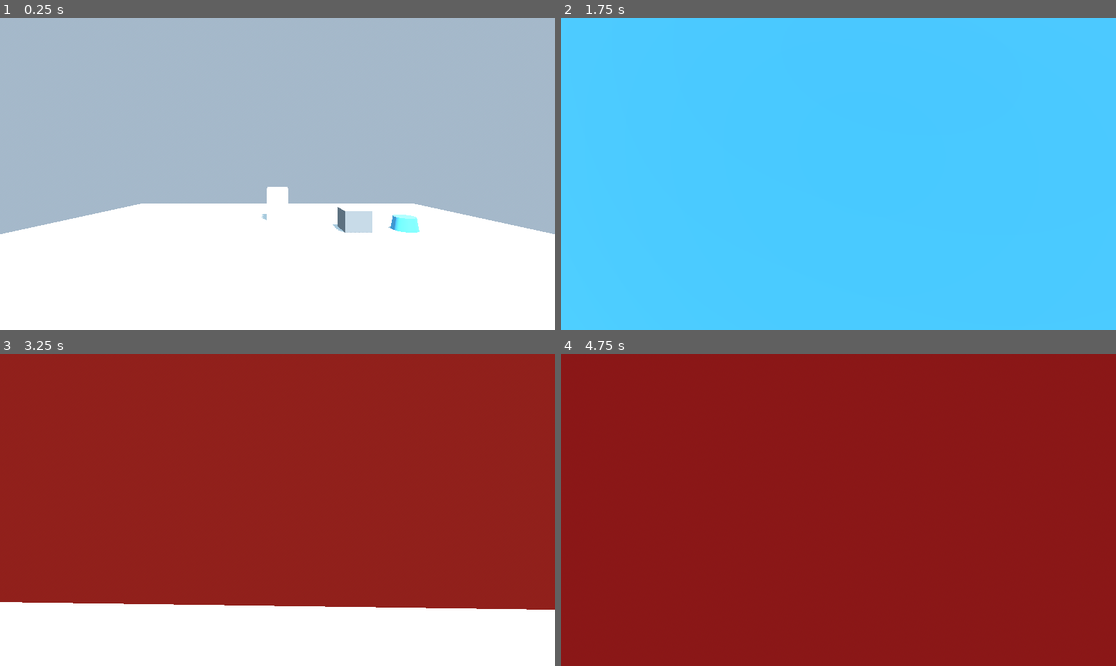
Above: before the commit, frames 1-4 (two rows, left to right).
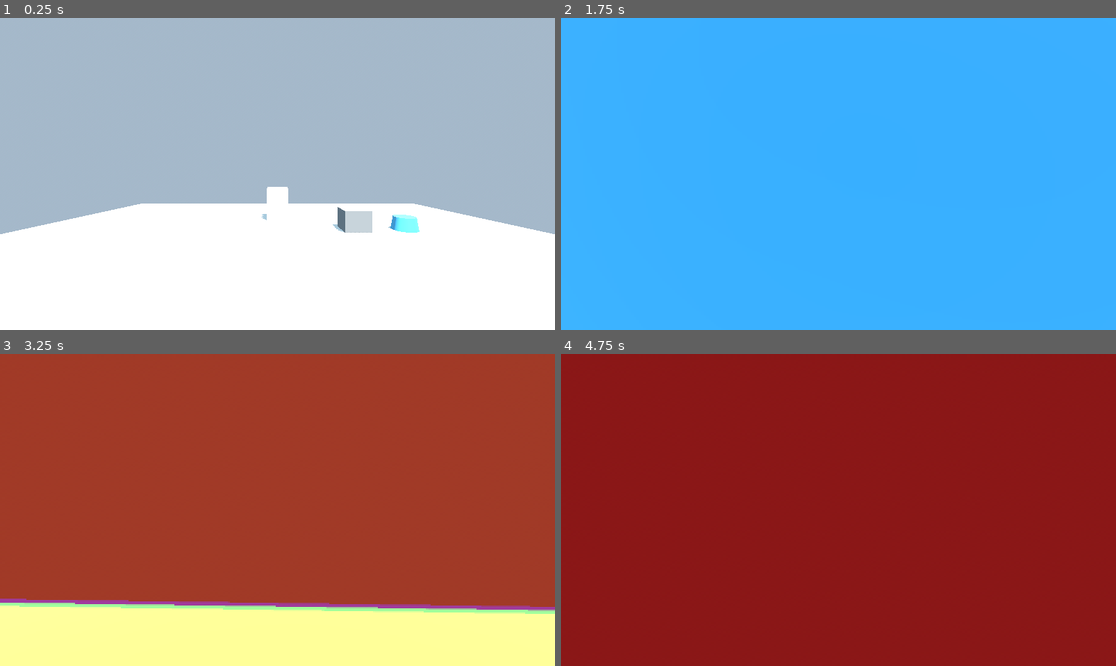
Above: after the commit, the same moments.

Repository: Cyberlane/the-unknown
Game: Godot game, scene res://scenes/test_scene.tscn
Two runs of this game, one before a commit and one after it. Both use one fixed random seed, a clock stepped at 60 frames per second and the inputs below.
Inputs (mouse positions are in pixels of both pictures, inside the frame that each line leads up to):
- Up to frame 1 (0.25 s): no input
- Up to frame 2 (1.75 s): tap Enter (ui_accept) at 0.5, 0.77, 1.52 s; move the mouse to (866, 174) at 0.52 s; hold 1 (dimension_1) 0.53-1.28 s; hold W (move_forward) from 0.53 s (still down); move the mouse to (810, 174) at 1.27 s; tap 2 (dimension_2) at 1.35 s
- Up to frame 3 (3.25 s): keep holding W (move_forward); tap Enter (ui_accept) at 2, 3.02 s; move the mouse to (288, 503) at 2.02 s; hold 3 (dimension_3) 2.03-2.78 s; move the mouse to (271, 516) at 2.77 s; tap 4 (dimension_4) at 2.85 s
- Up to frame 4 (4.75 s): keep holding W (move_forward); move the mouse to (877, 513) at 3.52 s; hold E (interact) 3.53-4.28 s; tap Enter (ui_accept) at 3.77, 4.25, 4.52 s; move the mouse to (794, 506) at 4.27 s; tap 1 (dimension_1) at 4.35 s

The runs differ from the first frame. In frame 2, 100% of the frame differs, in the area x 0-100%, y 0-100%; in frame 3, 98%; in frame 4, less than 0.1%.

Commit message:
feat: implement professional AtmosphereManager with coordinated transitions
Created a unified AtmosphereManager that manages both Environment and
DirectionalLight3D transitions for a professional, polished atmosphere system.

Features:
- Smooth 0.6s interpolated transitions for all atmosphere properties
- Manages 4 Environment resources and dimension-specific light settings
- Coordinates directional light color and energy transitions
- Triggers shader overlay to peak at transition midpoint (0.3s)
- Hides mesh-swapping visual pops with timed glitch effect
- Uses cubic ease in/out for smooth, professional feel
- All properties transition in parallel for synchronized atmosphere

Technical changes:
- Created scripts/atmosphere_manager.gd
- Updated DimensionTransitionOverlay to accept custom durations
- Added play_transition_with_duration() public method
- Updated test_scene.tscn to use AtmosphereManager with node references
- Each dimension has unique light color and energy settings
- Updated documentation in README.md and architecture.md

Co-Authored-By: Claude Sonnet 4.5 <noreply@anthropic.com>

Diff:
--- a/scenes/test_scene.tscn
+++ b/scenes/test_scene.tscn
@@ -2,7 +2,7 @@
 
 [ext_resource type="PackedScene" uid="uid://cx8yp7qn2uqyg" path="res://scenes/player/player.tscn" id="1_player"]
 [ext_resource type="Script" path="res://scripts/dimension_object.gd" id="2_dimobj"]
-[ext_resource type="Script" path="res://scripts/dimension_environment.gd" id="3_dimenv"]
+[ext_resource type="Script" path="res://scripts/atmosphere_manager.gd" id="3_dimenv"]
 [ext_resource type="Shader" path="res://materials/shaders/dimension_transition.gdshader" id="4_shader"]
 [ext_resource type="Script" path="res://scripts/dimension_transition_overlay.gd" id="5_overlay"]
 [ext_resource type="PackedScene" uid="uid://dyh3m8v4n5qr8" path="res://scenes/ui/game_ui.tscn" id="6_gameui"]
@@ -155,12 +155,26 @@
 [node name="WorldEnvironment" type="WorldEnvironment" parent="."]
 environment = SubResource("Environment_normal")
 
-[node name="EnvironmentManager" type="Node" parent="."]
+[node name="AtmosphereManager" type="Node" parent="." node_paths=PackedStringArray("directional_light", "transition_overlay")]
 script = ExtResource("3_dimenv")
 normal_environment = SubResource("Environment_normal")
 viking_environment = SubResource("Environment_viking")
 aztec_environment = SubResource("Environment_aztec")
 nightmare_environment = SubResource("Environment_nightmare")
+normal_light_color = Color(1, 0.95, 0.9, 1)
+normal_light_energy = 1.0
+viking_light_color = Color(0.7, 0.8, 1, 1)
+viking_light_energy = 0.85
+aztec_light_color = Color(1, 0.9, 0.7, 1)
+aztec_light_energy = 1.2
+nightmare_light_color = Color(0.8, 0.4, 0.4, 1)
+nightmare_light_energy = 0.6
+transition_duration = 0.6
+smooth_sky_transition = true
+smooth_fog_transition = true
+smooth_exposure_transition = true
+directional_light = NodePath("../DirectionalLight3D")
+transition_overlay = NodePath("../TransitionOverlay")
 
 [node name="DirectionalLight3D" type="DirectionalLight3D" parent="."]
 transform = Transform3D(0.866025, -0.433013, 0.25, 0, 0.5, 0.866025, -0.5, -0.75, 0.433013, 0, 10, 0)
--- /dev/null
+++ b/scripts/atmosphere_manager.gd
@@ -0,0 +1,218 @@
+# scripts/atmosphere_manager.gd
+class_name AtmosphereManager
+extends Node
+
+@export_group("Dimension Environments")
+@export var normal_environment: Environment
+@export var viking_environment: Environment
+@export var aztec_environment: Environment
+@export var nightmare_environment: Environment
+
+@export_group("Dimension Light Settings")
+@export var normal_light_color: Color = Color(1.0, 0.95, 0.9, 1.0)
+@export var normal_light_energy: float = 1.0
+
+@export var viking_light_color: Color = Color(0.7, 0.8, 1.0, 1.0)
+@export var viking_light_energy: float = 0.85
+
+@export var aztec_light_color: Color = Color(1.0, 0.9, 0.7, 1.0)
+@export var aztec_light_energy: float = 1.2
+
+@export var nightmare_light_color: Color = Color(0.8, 0.4, 0.4, 1.0)
+@export var nightmare_light_energy: float = 0.6
+
+@export_group("Transition Settings")
+@export var transition_duration: float = 0.6
+@export var smooth_sky_transition: bool = true
+@export var smooth_fog_transition: bool = true
+@export var smooth_exposure_transition: bool = true
+
+@export_group("Node References")
+@export var directional_light: DirectionalLight3D
+@export var transition_overlay: CanvasLayer
+
+@onready var world_environment: WorldEnvironment = _find_or_create_world_environment()
+
+var tween: Tween
+var current_dimension: int = -1
+
+func _ready():
+    # Connect to the global manager
+    DimensionManager.dimension_changed.connect(_on_dimension_changed)
+
+    # Set initial state (instant, no transition on startup)
+    current_dimension = DimensionManager.current_dimension
+    _apply_atmosphere_instant(DimensionManager.current_dimension)
+
+func _on_dimension_changed(new_dim):
+    if new_dim == current_dimension:
+        return
+
+    _transition_atmosphere(new_dim)
+    current_dimension = new_dim
+
+func _transition_atmosphere(target_dim: int):
+    if not world_environment or not world_environment.environment:
+        push_error("AtmosphereManager: WorldEnvironment not found!")
+        return
+
+    var target_env = _get_environment_for_dimension(target_dim)
+    if not target_env:
+        push_error("AtmosphereManager: No environment for dimension ", target_dim)
+        return
+
+    # Kill any existing tween
+    if tween:
+        tween.kill()
+
+    # Trigger shader overlay to peak at midpoint (0.3s)
+    if transition_overlay:
+        _trigger_overlay_transition()
+
+    # Create new tween for smooth interpolation
+    tween = create_tween()
+    tween.set_parallel(true)  # All properties transition simultaneously
+    tween.set_ease(Tween.EASE_IN_OUT)
+    tween.set_trans(Tween.TRANS_CUBIC)
+
+    var current_env = world_environment.environment
+
+    # === ENVIRONMENT TRANSITIONS ===
+
+    # Transition sky colors (if both environments have sky)
+    if smooth_sky_transition and current_env.sky and target_env.sky:
+        var current_sky_mat = current_env.sky.sky_material
+        var target_sky_mat = target_env.sky.sky_material
+
+        if current_sky_mat is ProceduralSkyMaterial and target_sky_mat is ProceduralSkyMaterial:
+            # Sky top color
+            tween.tween_property(current_sky_mat, "sky_top_color",
+                target_sky_mat.sky_top_color, transition_duration)
+
+            # Sky horizon color
+            tween.tween_property(current_sky_mat, "sky_horizon_color",
+                target_sky_mat.sky_horizon_color, transition_duration)
+
+            # Ground horizon color
+            tween.tween_property(current_sky_mat, "ground_horizon_color",
+                target_sky_mat.ground_horizon_color, transition_duration)
+
+            # Ground bottom color
+            if target_sky_mat.ground_bottom_color != Color.BLACK:
+                tween.tween_property(current_sky_mat, "ground_bottom_color",
+                    target_sky_mat.ground_bottom_color, transition_duration)
+
+    # Transition ambient light
+    tween.tween_property(current_env, "ambient_light_color",
+        target_env.ambient_light_color, transition_duration)
+    tween.tween_property(current_env, "ambient_light_energy",
+        target_env.ambient_light_energy, transition_duration)
+
+    # Transition fog (if enabled in either environment)
+    if smooth_fog_transition:
+        if target_env.fog_enabled:
+            # Enable fog if not already enabled
+            if not current_env.fog_enabled:
+                current_env.fog_enabled = true
+                current_env.fog_density = 0.0
+
+            # Transition fog properties
+            tween.tween_property(current_env, "fog_density",
+                target_env.fog_density, transition_duration)
+            tween.tween_property(current_env, "fog_light_color",
+                target_env.fog_light_color, transition_duration)
+            tween.tween_property(current_env, "fog_light_energy",
+                target_env.fog_light_energy, transition_duration)
+        else:
+            # Fade out fog if target has it disabled
+            if current_env.fog_enabled:
+                tween.tween_property(current_env, "fog_density",
+                    0.0, transition_duration)
+                tween.finished.connect(func(): current_env.fog_enabled = false)
+
+    # Transition exposure/tonemap
+    if smooth_exposure_transition:
+        tween.tween_property(current_env, "tonemap_exposure",
+            target_env.tonemap_exposure, transition_duration)
+
+    # === DIRECTIONAL LIGHT TRANSITIONS ===
+
+    if directional_light:
+        var target_light_color = _get_light_color_for_dimension(target_dim)
+        var target_light_energy = _get_light_energy_for_dimension(target_dim)
+
+        tween.tween_property(directional_light, "light_color",
+            target_light_color, transition_duration)
+        tween.tween_property(directional_light, "light_energy",
+            target_light_energy, transition_duration)
+
+    print("AtmosphereManager: Transitioning to dimension ",
+        DimensionManager.Dimension.keys()[target_dim], " over ", transition_duration, "s")
+
+func _trigger_overlay_transition():
+    # Call the transition overlay to animate shader effect
+    # The overlay will peak at its midpoint (half of its duration)
+    if transition_overlay.has_method("play_transition_with_duration"):
+        transition_overlay.play_transition_with_duration(transition_duration)
+    elif transition_overlay.has_method("_play_transition"):
+        transition_overlay._play_transition()
+
+func _apply_atmosphere_instant(dim: int):
+    if not world_environment:
+        return
+
+    var env = _get_environment_for_dimension(dim)
+    if env:
+        world_environment.environment = env
+
+    if directional_light:
+        directional_light.light_color = _get_light_color_for_dimension(dim)
+        directional_light.light_energy = _get_light_energy_for_dimension(dim)
+
+func _get_environment_for_dimension(dim: int) -> Environment:
+    match dim:
+        DimensionManager.Dimension.NORMAL:
+            return normal_environment
+        DimensionManager.Dimension.VIKING:
+            return viking_environment
+        DimensionManager.Dimension.AZTEC:
+            return aztec_environment
+        DimensionManager.Dimension.NIGHTMARE:
+            return nightmare_environment
+    return null
+
+func _get_light_color_for_dimension(dim: int) -> Color:
+    match dim:
+        DimensionManager.Dimension.NORMAL:
+            return normal_light_color
+        DimensionManager.Dimension.VIKING:
+            return viking_light_color
+        DimensionManager.Dimension.AZTEC:
+            return aztec_light_color
+        DimensionManager.Dimension.NIGHTMARE:
+            return nightmare_light_color
+    return Color.WHITE
+
+func _get_light_energy_for_dimension(dim: int) -> float:
+    match dim:
+        DimensionManager.Dimension.NORMAL:
+            return normal_light_energy
+        DimensionManager.Dimension.VIKING:
+            return viking_light_energy
+        DimensionManager.Dimension.AZTEC:
+            return aztec_light_energy
+        DimensionManager.Dimension.NIGHTMARE:
+            return nightmare_light_energy
+    return 1.0
+
+func _find_or_create_world_environment() -> WorldEnvironment:
+    # Look for existing WorldEnvironment in parent
+    if get_parent():
+        for child in get_parent().get_children():
+            if child is WorldEnvironment:
+                return child
+
+    # Create one if none exists
+    var new_env = WorldEnvironment.new()
+    get_parent().add_child(new_env)
+    return new_env
--- a/scripts/dimension_transition_overlay.gd
+++ b/scripts/dimension_transition_overlay.gd
@@ -52,7 +52,14 @@
     # Animate the transition effect
     _play_transition()
 
-func _play_transition():
+# Public method to play transition with custom duration
+func play_transition_with_duration(duration: float):
+    _play_transition_internal(duration)
+
+func _play_transition(duration: float = transition_duration):
+    _play_transition_internal(duration)
+
+func _play_transition_internal(duration: float):
     # Kill any existing tweens
     if tween:
         tween.kill()
@@ -65,13 +72,13 @@
     tween.set_trans(Tween.TRANS_CUBIC)
 
     # Animate progress: 0 → 1 → 0 (fade in, then fade out)
-    tween.tween_method(_set_progress, 0.0, 1.0, transition_duration / 2.0)
-    tween.tween_method(_set_progress, 1.0, 0.0, transition_duration / 2.0)
+    tween.tween_method(_set_progress, 0.0, 1.0, duration / 2.0)
+    tween.tween_method(_set_progress, 1.0, 0.0, duration / 2.0)
 
     # Trigger glitch effect at the peak (when progress = 1.0)
     if enable_glitch:
         # Wait until peak, then trigger glitch
-        var delay_to_peak = transition_duration / 2.0
+        var delay_to_peak = duration / 2.0
         get_tree().create_timer(delay_to_peak).timeout.connect(_trigger_glitch)
 
 func _trigger_glitch():
Not shown, added: scripts/dimension_ambient_audio.gd.uid
Not shown, changed: README.md
Not shown, changed: architecture.md
